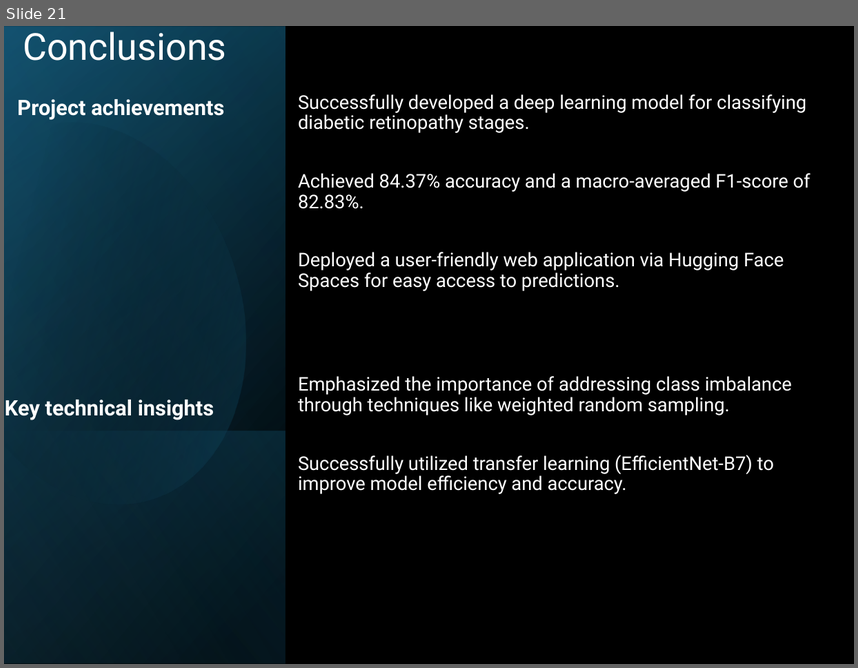
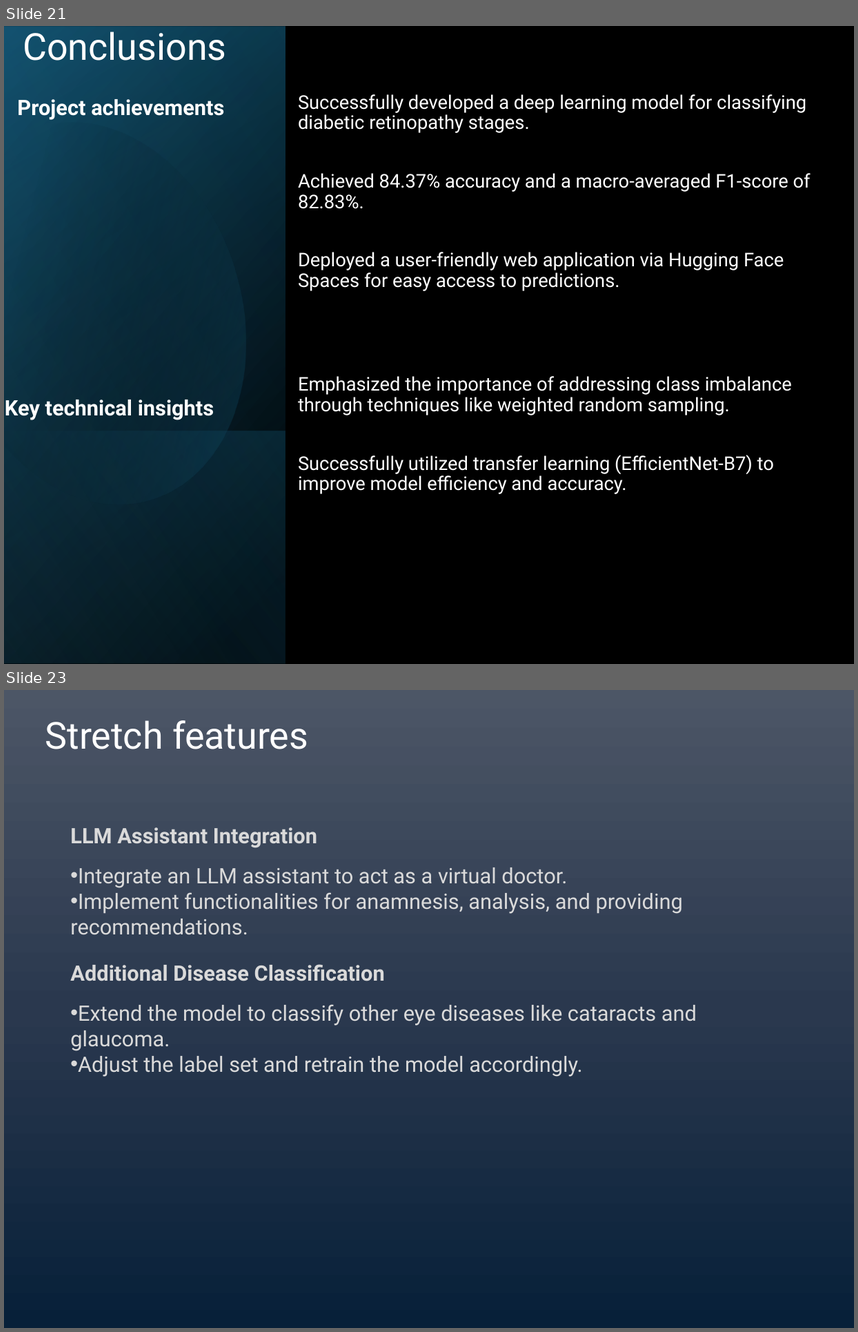
Before and after one commit to lmanov1/DL_DiabeticRetinopathyStagePrediction, a slide deck: presentation/DLStagePredictPresentation.pptx. Shown one above the other, each under a label of ours: slide 21 before the commit, slides 21 and 23 after it; the slides between them are not shown. The pictures are 858x668 and 858x1332 pixels, drawn with LibreOffice and Linux fonts; fonts in the diff are those of the drawing. Boxes give left, top, right and bottom in pixels: in the first picture for what was removed or moved away, otherwise in the second. Text is boxed around its words. In the diff, an @@ line names an element or a change of style, - is before the commit and + after.

```diff
--- a/presentation/DLStagePredictPresentation.pptx
+++ b/presentation/DLStagePredictPresentation.pptx
@@ slide 23 added at [4,690,854,1328], background gradient #4D5667 to #2B394F to #072139 @@
@@ title added at [45,720,308,749], 31.5 pt, text #FFFFFF @@
+Stretch features
@@ text added at [70,827,697,1076], 18 pt, text #DADADA @@
+LLM Assistant Integration
+• Integrate an LLM assistant to act as a virtual doctor.
+• Implement functionalities for anamnesis, analysis, and providing recommendations.
+Additional Disease Classification
+• Extend the model to classify other eye diseases like cataracts and glaucoma.
+• Adjust the label set and retrain the model accordingly.
```
Also in this commit, not shown: 5 slides changed, 2 other slides added, 2 other files.
